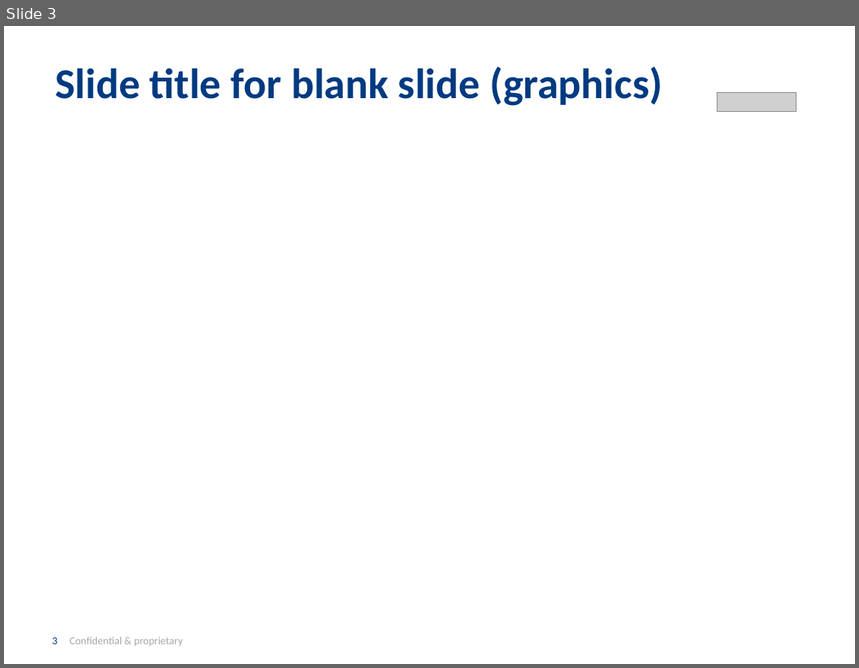
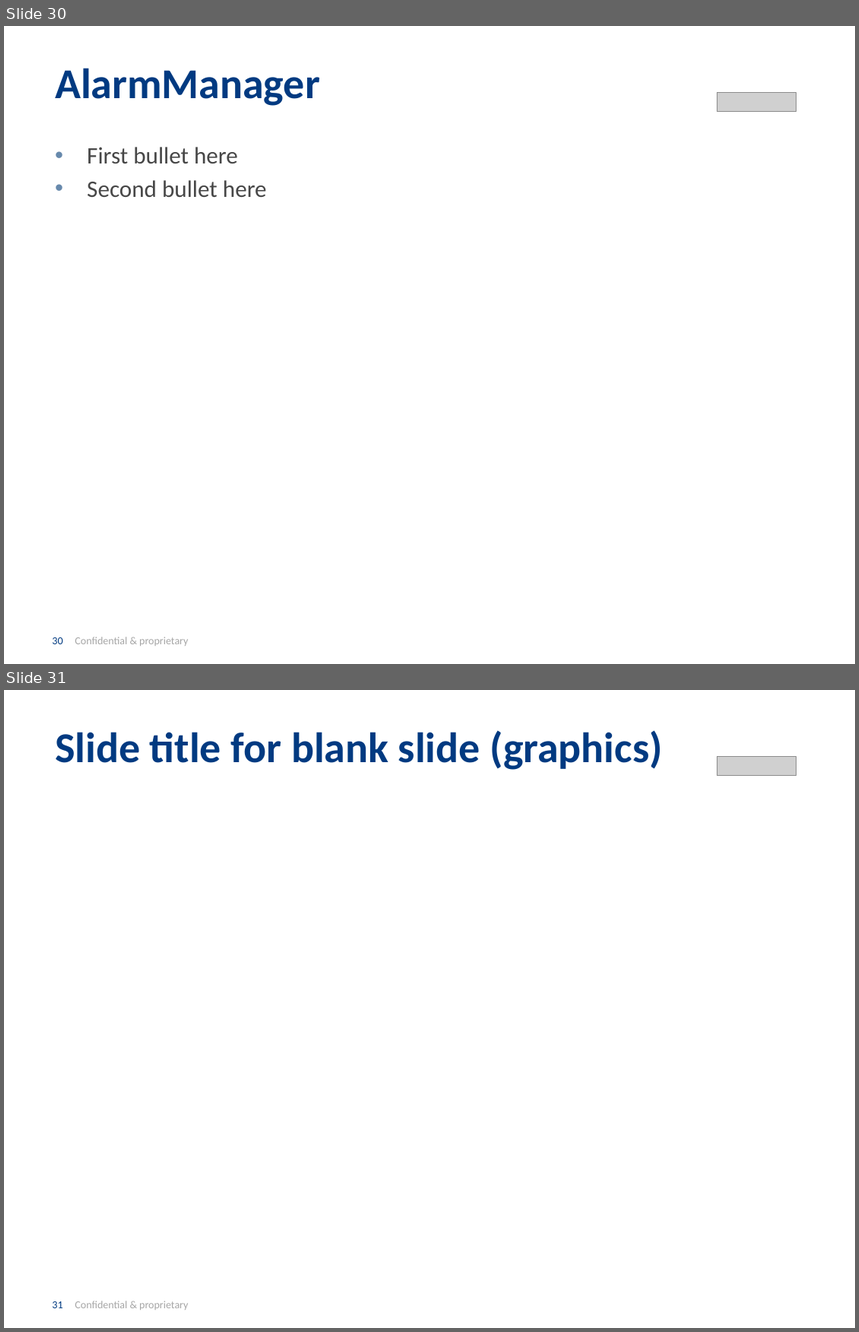
Before and after one commit to INRIX-Iurii-Okhmat/BrownBags, a slide deck: Presentation/Asynchronous Android.pptx. Shown one above the other, each under a label of ours: slide 3 before the commit, slides 30 and 31 after it. The pictures are 859x668 and 859x1332 pixels, drawn with LibreOffice and Linux fonts; fonts in the diff are those of the drawing; grey boxes stand for pictures; background and template pictures are left out. Boxes give left, top, right and bottom in pixels: in the first picture for what was removed or moved away, otherwise in the second. Text is boxed around its words. In the diff, an @@ line names an element or a change of style, - is before the commit and + after.

```diff
--- a/Presentation/Asynchronous Android.pptx
+++ b/Presentation/Asynchronous Android.pptx
@@ slide 30 added at (x1=4, y1=26, x2=855, y2=664), background #FFFFFF; not listed: 1 template element that a slide beside it also shows @@
@@ title added at (x1=55, y1=68, x2=320, y2=106), 36 pt, text #013A81, bold @@
+AlarmManager
@@ picture added at (x1=718, y1=92, x2=797, y2=111) @@
@@ text added at (x1=87, y1=147, x2=267, y2=197), 20 pt, text #474747 @@
+• First bullet here
+• Second bullet here
@@ what was slide 3 is now slide 31 @@
@@ page number at (x1=52, y1=1301, x2=188, y2=1310): text changed @@
-3 Confidential & proprietary
+31 Confidential & proprietary
```
Also in this commit, not shown: 27 other slides added.
